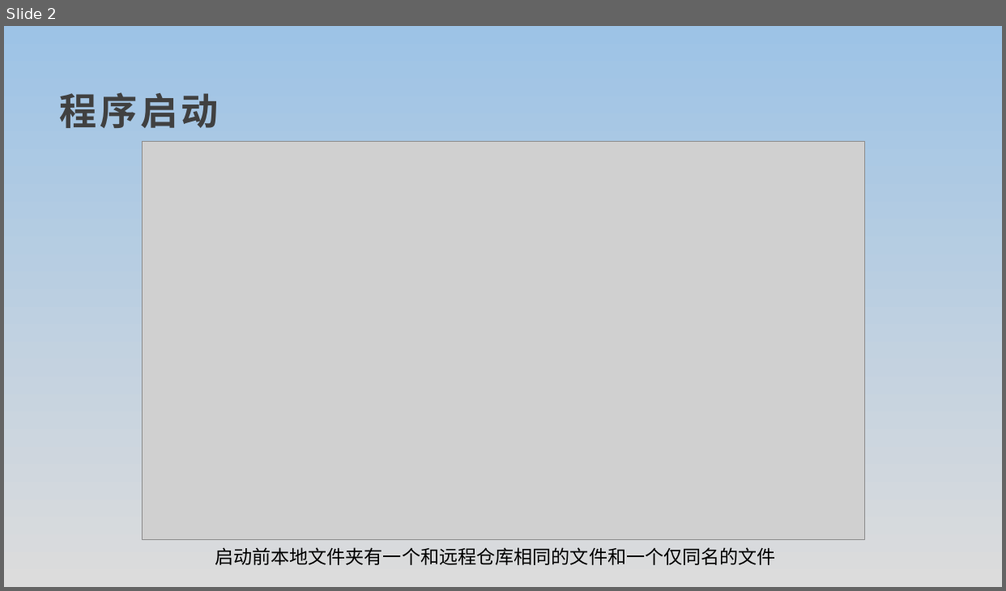
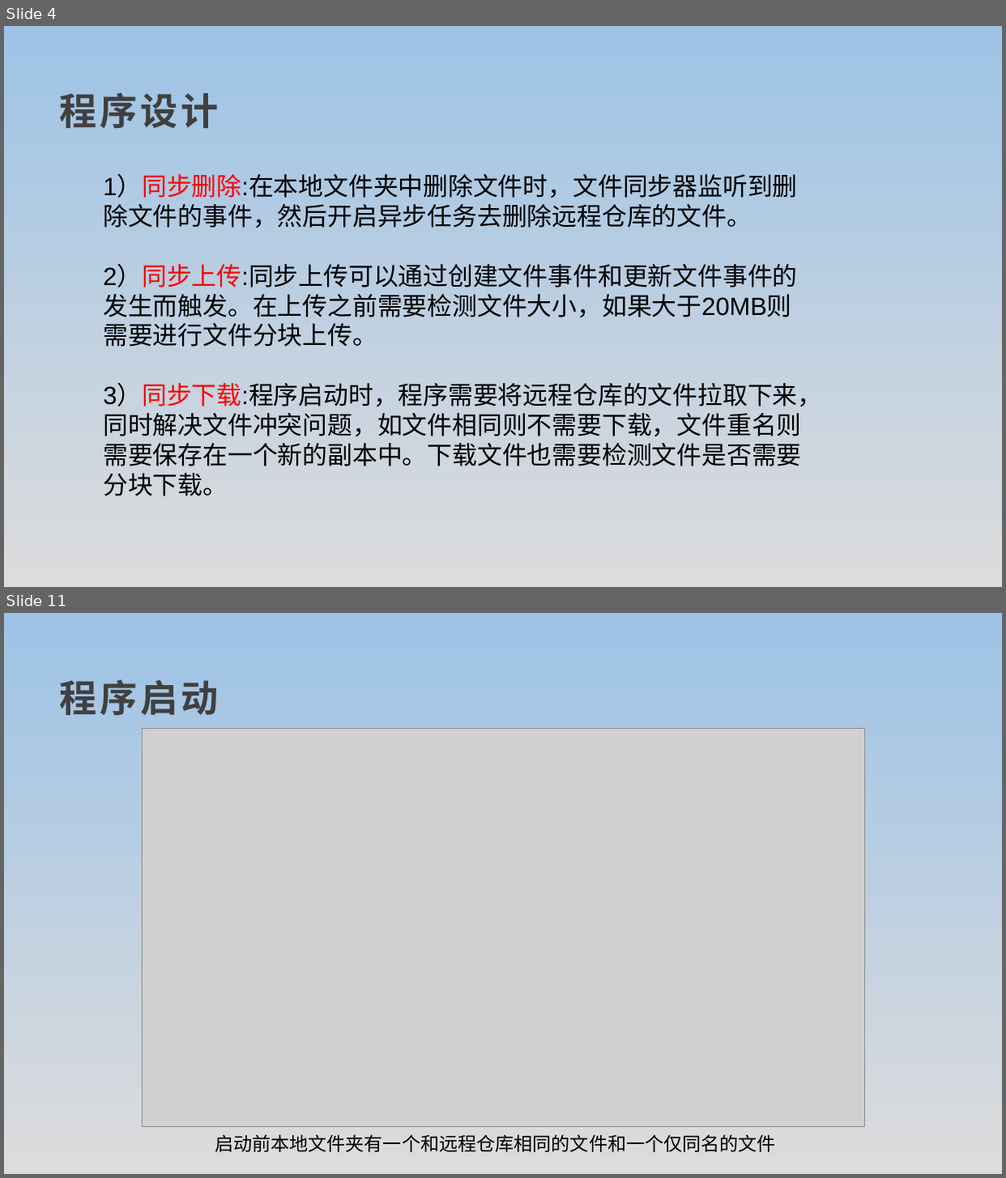
Before and after one commit to Tencin1202/2021-Big-data-development, a slide deck: 大数据怎么存？/文件同步器使用展示.pptx. Shown one above the other, each under a label of ours: slide 2 before the commit, slides 4 and 11 after it; the slides between them are not shown. The pictures are 1006x591 and 1006x1178 pixels, drawn with LibreOffice and Linux fonts; fonts in the diff are those of the drawing; grey boxes stand for pictures. Boxes give left, top, right and bottom in pixels: in the first picture for what was removed or moved away, otherwise in the second. Text is boxed around its words. In the diff, an @@ line names an element or a change of style, - is before the commit and + after.

Commit message:
大数据怎么存，文件同步器

```diff
--- a/大数据怎么存？/文件同步器使用展示.pptx
+++ b/大数据怎么存？/文件同步器使用展示.pptx
@@ slide 4 added at box(4, 26, 1002, 587), background gradient #9DC3E6 to #DCDCDC @@
@@ text added at box(60, 92, 219, 128), 36 pt, text #404040, bold @@
+程序设计
@@ text added at box(103, 175, 822, 497), 24 pt, text #000000 @@
+1）同步删除:在本地文件夹中删除文件时，文件同步器监听到删除文件的事件，然后开启异步任务去删除远程仓库的文件。
+2）同步上传:同步上传可以通过创建文件事件和更新文件事件的发生而触发。在上传之前需要检测文件大小，如果大于20MB则需要进行文件分块上传。
+3）同步下载:程序启动时，程序需要将远程仓库的文件拉取下来，同时解决文件冲突问题，如文件相同则不需要下载，文件重名则需要保存在一个新的副本中。下载文件也需要检测文件是否需要分块下载。
@@ what was slide 2 is now slide 11 @@
```
Also in this commit, not shown: 1 slide changed, 8 other slides added.
